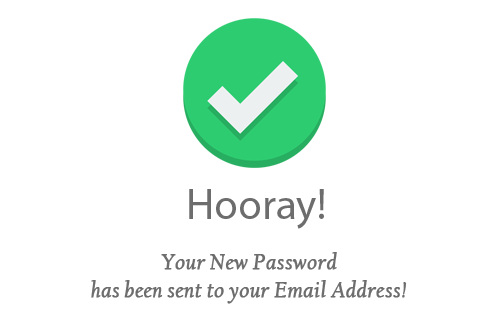
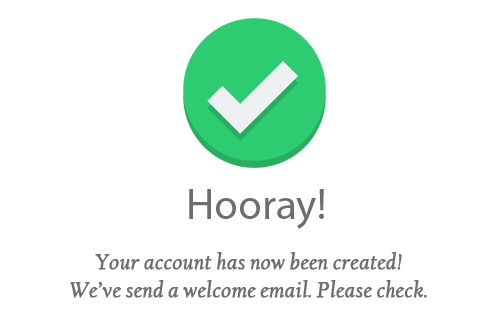
Layered file, before and after one edit (500px x 327px). Changes by layer:
added layer "Your account has now been created! We’ve send a welcome email." above "Your New Password has been sent to your Email Address!" over (70, 252, 427, 298)
hid "Your New Password has been sent to your Email Address!" over (91, 252, 407, 304)
